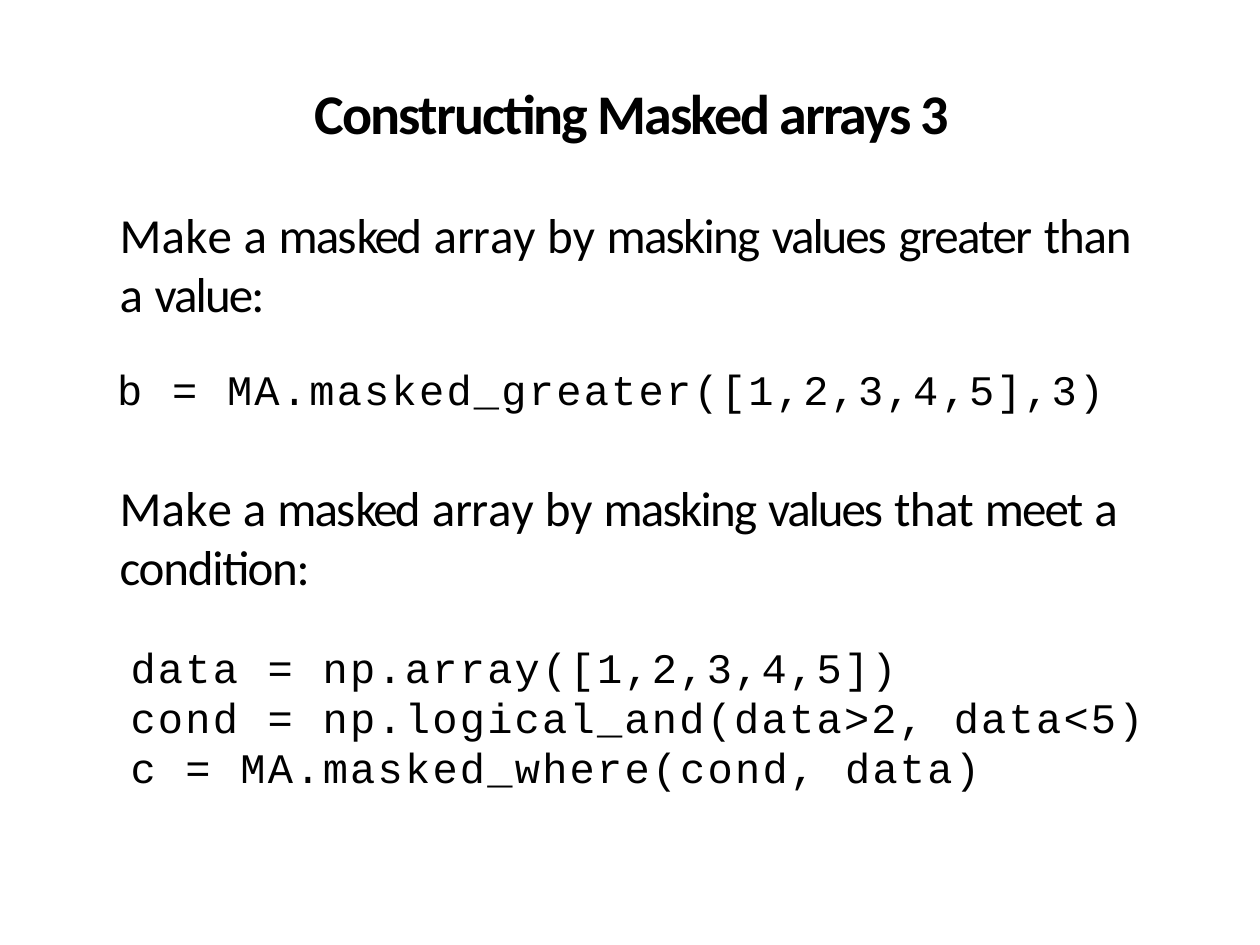
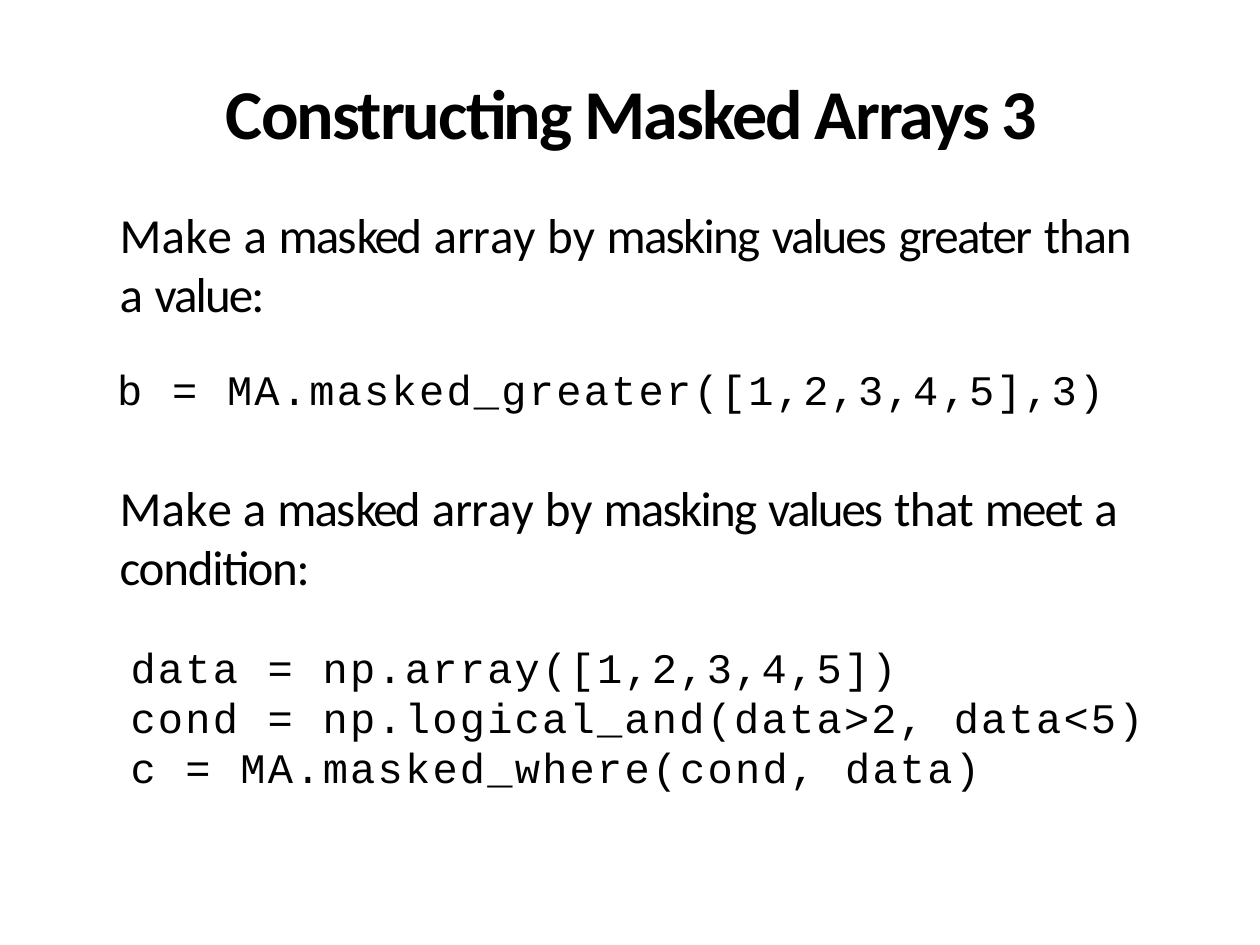
Before and after one commit to ncasuk/ncas-isc, a slide deck: slide 31 of python/presentations/handling_arrays/numpy.pptx. Drawn at 1260x945 pixels with LibreOffice and Linux fonts; fonts in the diff are those of the drawing; background and template pictures are left out. Boxes give left, top, right and bottom in pixels: in the first picture for what was removed or moved away, otherwise in the second. Text is boxed around its words. In the diff, an @@ line names an element or a change of style, - is before the commit and + after.

```diff
--- a/python/presentations/handling_arrays/numpy.pptx
+++ b/python/presentations/handling_arrays/numpy.pptx
@@ title at bbox=[226, 89, 1037, 151]: text changed; size 32 to 40 pt @@
-Constructing Masked arrays 3
+Constructing Masked Arrays 3
```
Also in this commit, not shown: 2 other slides changed, 13 other files.
